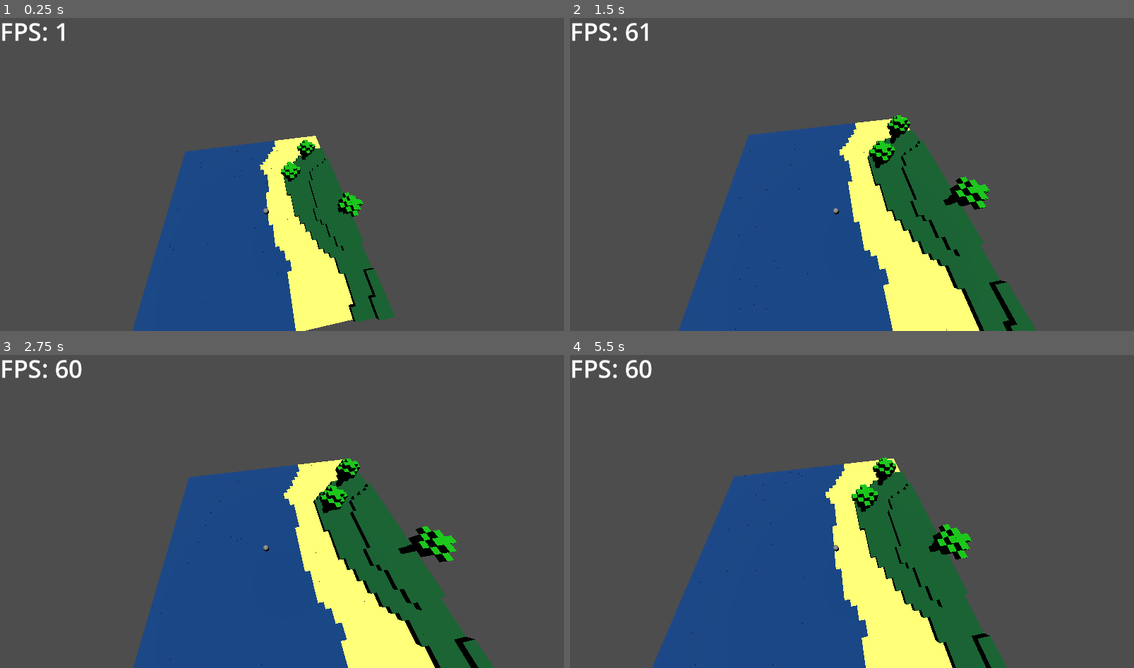
Above: before the commit, frames 1-4 (two rows, left to right).
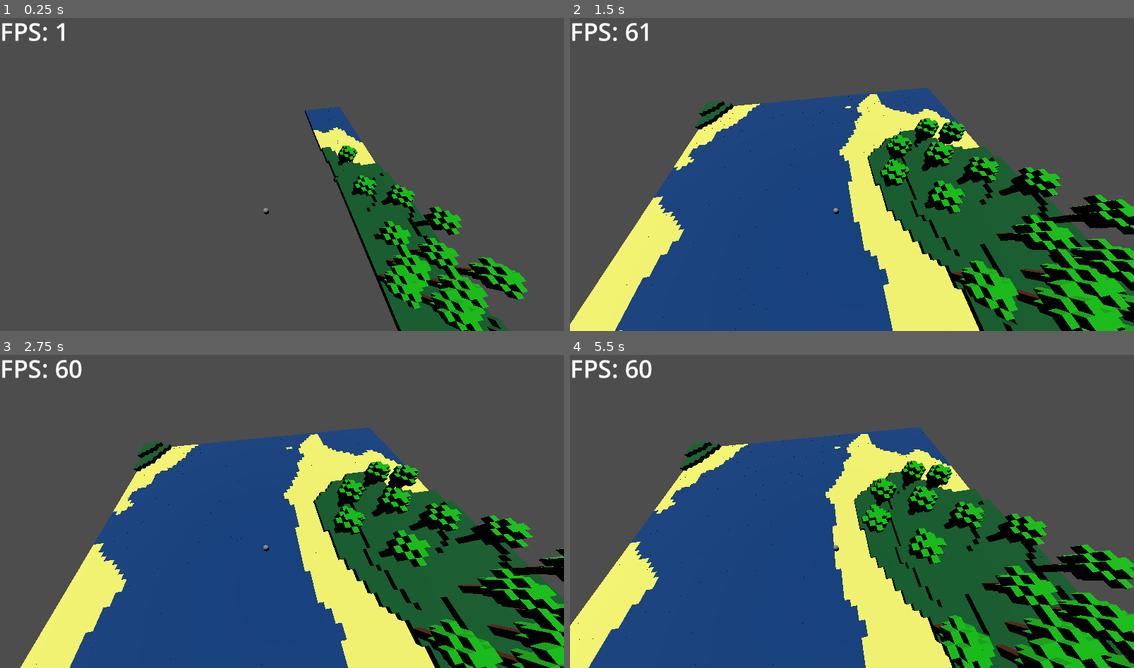
Above: after the commit, the same moments.

Repository: AlbinHorlaville/open-world-lego
Game: Godot game, scene res://levels/main.tscn
Two runs of this game, one before a commit and one after it. Both use one fixed random seed, a clock stepped at 60 frames per second and the inputs below.
Inputs:
- Up to frame 1 (0.25 s): no input
- Up to frame 2 (1.5 s): tap Enter (ui_accept) at 0.5, 0.77 s; hold Right (ui_right) 0.53-1.28 s; hold Down (ui_down) from 1.28 s (still down)
- Up to frame 3 (2.75 s): tap Enter (ui_accept) at 1.52 s; release Down (ui_down) at 2.03 s; hold Right (ui_right) from 2.03 s (still down)
- Up to frame 4 (5.5 s): release Right (ui_right) at 2.78 s; hold Up (ui_up) 2.78-3.53 s; tap Enter (ui_accept) at 3.02, 3.77, 4.52 s; hold Left (ui_left) 3.53-5.03 s; hold Down (ui_down) from 5.03 s (still down)

The runs differ from the first frame. In frame 1, 31% of the frame differs, in the area x 23-94%, y 28-100%; in frame 2, 29%; in frame 3, 27%; in frame 4, 30%.

Commit message:
More optimisations about chunk loading

Diff:
--- a/OpenWorldLego/actor/player.gd
+++ b/OpenWorldLego/actor/player.gd
@@ -6,6 +6,9 @@
 
 # Get the gravity from the project settings to be synced with RigidBody nodes.
 var gravity: float = ProjectSettings.get_setting("physics/3d/default_gravity")
+
+# limit of the viewing range of the player (in chunks)
+var limit_view:int = 2
 
 
 func _physics_process(delta: float) -> void:
@@ -30,34 +33,14 @@
 
 	move_and_slide()
 
-	# var scene_main = get_node("/root/Main")
-	# var limit_map = scene_main.
-	# get_export("limit_map")
-	# # Control that the player doesn't leave the map
-	# if position.x < 0:
-	# 	position.x = 0
-	# elif position.x > limit_map.x:
-	#	position.x = limit_map.x
-	# if position.y < 0:
-	#	position.y = 0
-	# elif position.y > limit_map.y:
-	#	position.y = limit_map.y
-	# if position.z < 0:
-	#	position.z = 0
-	# elif position.z > limit_map.z:
-	#	position.z = limit_map.z
-
 func getCoordChunk():
 	return Vector2(int(position.x/16), int(position.z/16))
 
-# Return the position of all neighbors of a chunk and it position.
-#  XXX
-#  XOX
-#  XXX
+# Return the position of all neighbors of a chunk in it range vision.
 func getBehaviorsChunks():
 	var cur_pos =  getCoordChunk()
 	var neighbor = []
-	for x in range(cur_pos.x-1, cur_pos.x+2):
-		for y in range(cur_pos.y-1, cur_pos.y+2):
+	for x in range(cur_pos.x-limit_view, cur_pos.x+limit_view+1):
+		for y in range(cur_pos.y-limit_view, cur_pos.y+limit_view+1):
 			neighbor.append(Vector2(x, y))
 	return neighbor
--- a/OpenWorldLego/levels/chunk.gd
+++ b/OpenWorldLego/levels/chunk.gd
@@ -11,7 +11,21 @@
 
 var coordChunk:Vector2
 
+# To avoid to call an random generator each time we create a chunk,
+# We prebuild a random tab and iterate on it to decide if we build a tree on the current block
+var TabRandom:Array
+var k_TabRandom:int
+var is_Build:bool=false
+func BuildRandTab() -> void:
+	if not is_Build:
+		k_TabRandom = 0
+		TabRandom = []
+		for i in range(100):
+			TabRandom.append(randi_range(0, 200))
+		is_Build = true
+
 func CreateChunk(x, y):
+	BuildRandTab()
 	coordChunk = Vector2(x, y)
 	for i in range(tailleChunk):
 		for j in range(tailleChunk):
@@ -28,8 +42,11 @@
 				block.changeMaterial(color_dirt)
 				block.position = Vector3(x*tailleChunk+i, int(currentPN*10), y*tailleChunk+j)
 
-				# Plant a tree (1 chance per 100)
-				if randi_range(0, 100)==1:
+				k_TabRandom+=1
+				if k_TabRandom==100:
+					k_TabRandom = 0
+				## Plant a tree (1 chance per 100)
+				if TabRandom[k_TabRandom]==TabRandom[0]:
 					var tree = tree_scene.instantiate()
 					tree.position = Vector3(tailleChunk*x+i, int(currentPN*10), tailleChunk*y+j)
 					add_child(tree)
--- a/OpenWorldLego/levels/main.gd
+++ b/OpenWorldLego/levels/main.gd
@@ -6,15 +6,23 @@
 
 var DictChunk_ON:Dictionary # Dictionnary of chunks charged
 var DictChunk_OFF:Dictionary # Dictionnary of chunks uncharged
-
+var ChunksToBuild:Array # Chunks that need to be generate in the few next frames
 # Called when the node enters the scene tree for the first time.
 func _ready() -> void:
 	DictChunk_ON = {}
 	DictChunk_OFF = {}
+	ChunksToBuild = []
 	# The player has to be on positives coordinates
 	$Player.position = Vector3(500, 10, 500)
+	count = 0
 
 func _process(_delta: float) -> void:
+	# Create 1 chunk as maximum per frame
+	count+=1
+	if count==3:
+		ChunkInit()
+		count=0
+
 	var neighbors = $Player.getBehaviorsChunks()
 	var chunk
 
@@ -25,6 +33,7 @@
 			DictChunk_OFF[pos_chunk] = chunk
 			chunk.set_visible(false)
 			DictChunk_ON.erase(pos_chunk)
+			$World.remove_child(chunk)
 
 	# Update DictChunk_ON and DictChunk_OFF
 	for pos_chunk in neighbors:
@@ -36,13 +45,24 @@
 			DictChunk_OFF.erase(pos_chunk)
 			DictChunk_ON[pos_chunk] = chunk
 			chunk.set_visible(true)
+			$World.add_child(chunk)
 			continue
-		# Case of new chunk who as to be charged
-		chunk = Chunk.instantiate()
+		if not pos_chunk in ChunksToBuild:
+			# Case of new chunk who as to be charged
+			# Limit the size of the map to 1000x1000
+			if limit_map.x/16>=pos_chunk.x and pos_chunk.x>=0 and limit_map.z/16>=pos_chunk.y and pos_chunk.y>=0:
+				ChunksToBuild.append(pos_chunk)
+
+var count:int
+func ChunkInit():
+	if len(ChunksToBuild)>0:
+		var pos_chunk = ChunksToBuild.pop_front()
+		var chunk = Chunk.instantiate()
 		chunk.CreateChunk(pos_chunk.x, pos_chunk.y)
 		chunk.set_visible(true)
 		DictChunk_ON[pos_chunk] = chunk
 		$World.add_child(chunk)
+		return
 
 func distance(p1, p2):
 	return sqrt(pow(p1.x-p2.x,2)+pow(p1.y-p2.y,2)+pow(p1.z-p2.z,2))
--- a/OpenWorldLego/levels/main.tscn
+++ b/OpenWorldLego/levels/main.tscn
@@ -14,13 +14,13 @@
 Chunk = ExtResource("2_8ee1a")
 
 [node name="DirectionalLight3D" type="DirectionalLight3D" parent="."]
-transform = Transform3D(1, -6.97574e-16, -1.52459e-23, -1.5246e-23, -4.37114e-08, 1, -6.97574e-16, -1, -4.37114e-08, 2.08165e-12, 10, 2.08165e-12)
+transform = Transform3D(1, -6.50845e-16, 1.74393e-16, 1.74393e-16, 0.5, 0.866025, -6.50845e-16, -0.866025, 0.5, 2.08165e-12, 10, 2.08165e-12)
 
 [node name="Player" parent="." instance=ExtResource("1_hphc1")]
 transform = Transform3D(1, 0, 0, 0, 1, 0, 0, 0, 1, 2.08165e-12, 5, 2.08165e-12)
 
 [node name="Camera3D" type="Camera3D" parent="Player"]
-transform = Transform3D(-0.987794, -0.139096, 0.0701019, -0.00803732, 0.494972, 0.868872, -0.155555, 0.857703, -0.490048, -2.45818, 25.1483, -5.97979)
+transform = Transform3D(-0.987794, -0.139096, 0.0701018, -0.00803732, 0.494972, 0.868872, -0.155555, 0.857703, -0.490049, -2.45818, 25.1483, -5.97979)
 fov = 104.062
 
 [node name="Label" type="Label" parent="."]
